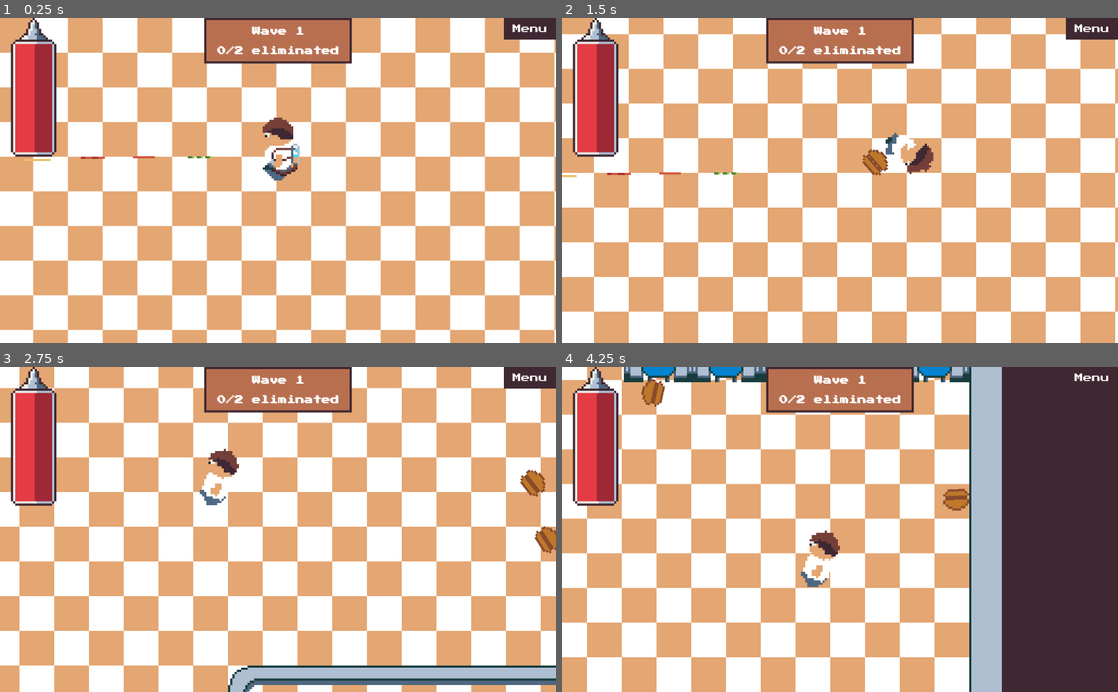
Above: before the commit, frames 1-4 (two rows, left to right).
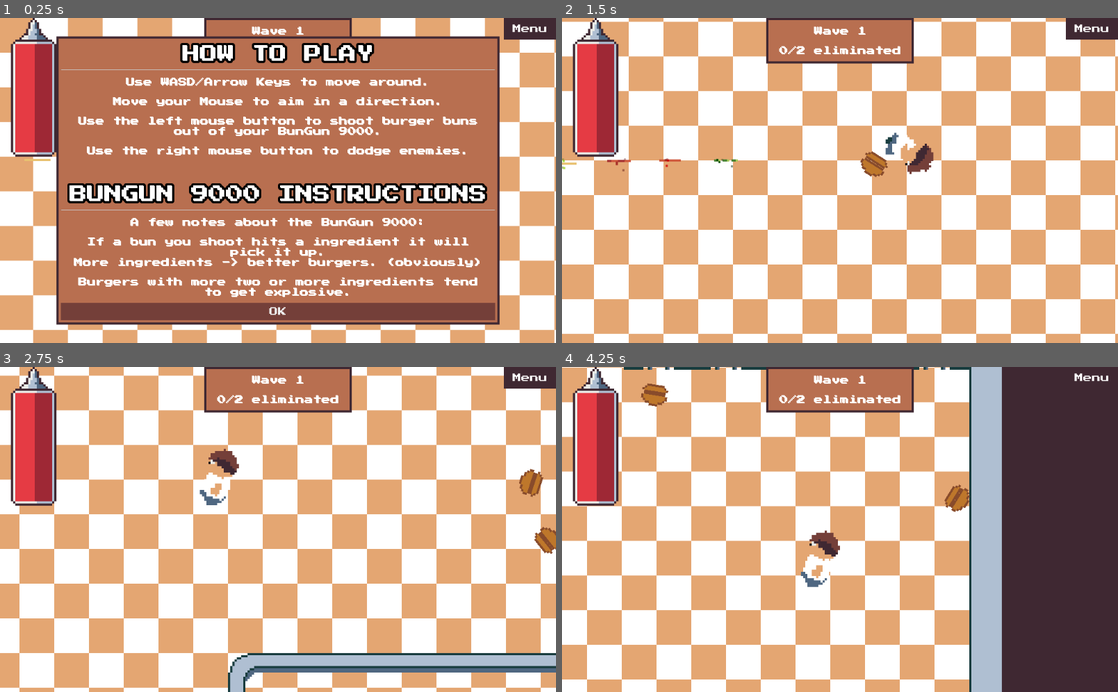
Above: after the commit, the same moments.

Repository: dardanbujupaj/night-shift
Game: Godot game, scene res://scenes/Diner.tscn
The game is run twice, just before and just after one commit, with the same random seed, the same clock (stepped at 60 frames per second) and the same inputs. Sound files missing from this copy of the repository are replaced by a short silence.
Inputs (mouse positions are in pixels of both pictures, inside the frame that each line leads up to):
- Up to frame 1 (0.25 s): no input
- Up to frame 2 (1.5 s): click (840, 310) at 0.5 s, where only the run after the commit has a clickable "OK"; move the mouse to (962, 164) at 1.27 s; press the mouse at (962, 164) at 1.28 s; hold D (move_right) from 1.28 s (still down); right-click (962, 164) at 1.35 s
- Up to frame 3 (2.75 s): move the mouse to (166, 545) at 2.02 s; release D (move_right) at 2.03 s; release the mouse at (166, 545) at 2.03 s; hold S (move_down) from 2.03 s (still down); click (166, 545) at 2.1 s; right-click (166, 545) at 2.3 s
- Up to frame 4 (4.25 s): move the mouse to (895, 458) at 2.77 s; release S (move_down) at 2.78 s; press the mouse at (895, 458) at 2.78 s; hold D (move_right) 2.78-3.53 s; right-click (895, 458) at 2.85 s; move the mouse to (812, 594) at 3.52 s; release the mouse at (812, 594) at 3.53 s; hold W (move_up) from 3.53 s (still down); click (812, 594) at 3.6 s; right-click (812, 594) at 3.8 s

The runs differ from the first frame. In frame 1, 67% of the frame differs, in the area x 10-90%, y 5-95%; in frame 2, 35%; in frame 3, 37%; in frame 4, 26%.

Commit message:
add particles to better distinguish ingredients. more and larger explosions. explosion sfx. make shake camera process on pause. adjust shake strength. Add how-to menu with instructions for the game. popup howto menu on first start.

Diff:
--- a/Ingredient.gd
+++ b/Ingredient.gd
@@ -12,7 +12,6 @@
 # Called when the node enters the scene tree for the first time.
 func _ready():
 	_set_ingredient(ingredient)
-	pass # Replace with function body.
 
 func _set_ingredient(new_ingredient):
 	ingredient = new_ingredient
@@ -20,3 +19,5 @@
 		var data = IngredientDB.ingredient_data[new_ingredient]
 		$Sprite.texture = data["texture"]
 		$Sprite.offset.y = data["offset"]
+
+		$CPUParticles2D.color =  data["color"]
--- a/scenes/Diner.gd
+++ b/scenes/Diner.gd
@@ -25,7 +25,19 @@
 	get_tree().set_group("enemies", "target", character)
 	start_wave(wave)
 
+	check_first_game()
 
+# Check if the game is played for the first time
+# If not, the game is paused, and the controls are shown...
+func check_first_game():
+	var dir = Directory.new()
+	if not dir.file_exists("user://first_game"):
+		get_tree().paused = true
+		$CanvasLayer/HowtoPanel.popup_centered_minsize()
+
+		var file = File.new()
+		file.open("user://first_game", File.WRITE)
+		file.close()
 
 func _unhandled_input(event):
 
@@ -136,3 +148,9 @@
 			character.firerate += amount
 		POWERUP_KNOCKBACK:
 			character.weapon_knockback += amount
+
+
+
+
+func _on_HowtoPanel_popup_hide():
+	get_tree().paused = false
--- a/scenes/Diner.tscn
+++ b/scenes/Diner.tscn
@@ -10,6 +10,7 @@
 [ext_resource path="res://sound/night-shift-theme.wav" type="AudioStream" id=8]
 [ext_resource path="res://GameOverPopup.tscn" type="PackedScene" id=9]
 [ext_resource path="res://PowerupPopup.tscn" type="PackedScene" id=10]
+[ext_resource path="res://ui/HowtoPanel.tscn" type="PackedScene" id=11]
 
 [sub_resource type="RectangleShape2D" id=1]
 extents = Vector2( 283.098, 84.3672 )
@@ -196,7 +197,15 @@
 
 [node name="PowerupPopup" parent="CanvasLayer" instance=ExtResource( 10 )]
 pause_mode = 2
+visible = false
 popup_exclusive = true
+
+[node name="HowtoPanel" parent="CanvasLayer" instance=ExtResource( 11 )]
+visible = false
+margin_left = 269.403
+margin_top = 172.512
+margin_right = 861.403
+margin_bottom = 565.512
 
 [node name="AudioStreamPlayer" type="AudioStreamPlayer" parent="."]
 pause_mode = 2
@@ -207,3 +216,4 @@
 [connection signal="died" from="YSort/Character" to="." method="_on_Character_died"]
 [connection signal="pressed" from="CanvasLayer/HBoxContainer/Menu" to="." method="_on_Menu_pressed"]
 [connection signal="powerup_selected" from="CanvasLayer/PowerupPopup" to="." method="_on_PowerupPopup_powerup_selected"]
+[connection signal="popup_hide" from="CanvasLayer/HowtoPanel" to="." method="_on_HowtoPanel_popup_hide"]
--- a/scenes/Explosion.gd
+++ b/scenes/Explosion.gd
@@ -11,6 +11,9 @@
 	var circle = CircleShape2D.new()
 	circle.radius = radius
 	$CollisionShape2D.shape = circle
+	$AudioStreamPlayer2D.play()
+	print("Explosion %d" % radius)
+	get_tree().call_group("shake_camera", "add_trauma", radius / 100)
 
 
 
--- a/scenes/Explosion.tscn
+++ b/scenes/Explosion.tscn
@@ -1,6 +1,7 @@
-[gd_scene load_steps=3 format=2]
+[gd_scene load_steps=4 format=2]
 
 [ext_resource path="res://scenes/Explosion.gd" type="Script" id=1]
+[ext_resource path="res://sound/buger_explosion.wav" type="AudioStream" id=2]
 
 [sub_resource type="CircleShape2D" id=1]
 
@@ -21,6 +22,9 @@
 
 [node name="CollisionShape2D" type="CollisionShape2D" parent="."]
 shape = SubResource( 1 )
+
+[node name="AudioStreamPlayer2D" type="AudioStreamPlayer2D" parent="."]
+stream = ExtResource( 2 )
 [connection signal="body_entered" from="." to="." method="_on_Explosion_body_entered"]
 [connection signal="timeout" from="TimerBlack" to="." method="_on_TimerBlack_timeout"]
 [connection signal="timeout" from="TimerWhite" to="." method="_on_TimerWhite_timeout"]
--- a/scenes/character/Character.gd
+++ b/scenes/character/Character.gd
@@ -112,7 +112,7 @@
 	if hitpoints <= 0:
 		die()
 	knockback_velocity += impact_velocity
-	$Camera2D.add_trauma(.5)
+	$Camera2D.add_trauma(.3)
 
 	# modulate sprite color
 	$HitTween.interpolate_property(self, "modulate", Color.white, Color.white * 2, 0.1, Tween.TRANS_BOUNCE, Tween.EASE_IN_OUT)
--- a/scenes/character/Character.tscn
+++ b/scenes/character/Character.tscn
@@ -72,18 +72,22 @@
 position = Vector2( 0, -8 )
 shape = SubResource( 1 )
 
-[node name="Camera2D" type="Camera2D" parent="."]
+[node name="Camera2D" type="Camera2D" parent="." groups=[
+"shake_camera",
+]]
+pause_mode = 2
 rotating = true
 current = true
 zoom = Vector2( 0.25, 0.25 )
 smoothing_enabled = true
 script = ExtResource( 3 )
+max_offset = 1200.0
+max_roll = 100.0
 
 [node name="AnimatedSprite" type="AnimatedSprite" parent="."]
 position = Vector2( 0, -16 )
 frames = SubResource( 12 )
 animation = "walk"
-frame = 1
 playing = true
 
 [node name="DodgeAudioStreamPlayer" type="AudioStreamPlayer2D" parent="."]
--- a/scenes/character/ShakeCamera.gd
+++ b/scenes/character/ShakeCamera.gd
@@ -19,19 +19,19 @@
 
 
 func _process_shake(center, angle, delta) -> void:
-	var shake = pow(trauma, 2)
-
-	var rotation_offset = angle + (max_roll * shake *  _get_noise(base_seed, OS.get_ticks_msec()))
+	if trauma > 0:
+		var shake = pow(trauma, 2)
+		var rotation_offset = angle + (max_roll * shake *  _get_noise(base_seed, OS.get_ticks_msec()))
 
 
-	var offset_x = (max_offset * shake * _get_noise(base_seed + 1, OS.get_ticks_msec()))
-	var offset_y = (max_offset * shake * _get_noise(base_seed + 2, OS.get_ticks_msec()))
+		var offset_x = (max_offset * shake * _get_noise(base_seed + 1, OS.get_ticks_msec()))
+		var offset_y = (max_offset * shake * _get_noise(base_seed + 2, OS.get_ticks_msec()))
 
-	transform = Transform2D(rotation_offset / 360.0, Vector2(offset_x, offset_y))
+		transform = Transform2D(rotation_offset / 360.0, Vector2(offset_x, offset_y))
 
-	trauma -= trauma_reduction * delta
+		trauma -= trauma_reduction * delta
 
-	trauma = clamp(trauma, 0.0, 1.0)
+		trauma = clamp(trauma, 0.0, 1.0)
 
 
 func _get_noise(noise_seed, time) -> float:
--- a/scenes/character/burger/Burger.gd
+++ b/scenes/character/burger/Burger.gd
@@ -66,10 +66,11 @@
 		is_active = false
 		$AudioStreamPlayer2D.play()
 
-		if layers >= 3:
+		if layers >= 2:
 			var explosion = preload("res://scenes/Explosion.tscn").instance()
 			explosion.position = position
-			explosion.radius = pow(layers, 2)
+			explosion.radius = pow(layers + 1, 3)
+			explosion.damage = layers * 2
 			get_tree().root.add_child(explosion)
 
 		yield($AudioStreamPlayer2D, "finished")
--- a/scenes/character/burger/Ingredient.tscn
+++ b/scenes/character/burger/Ingredient.tscn
@@ -1,10 +1,14 @@
-[gd_scene load_steps=4 format=2]
+[gd_scene load_steps=5 format=2]
 
 [ext_resource path="res://Ingredient.gd" type="Script" id=1]
 [ext_resource path="res://scenes/character/burger/burger_mustard.png" type="Texture" id=2]
 
 [sub_resource type="RectangleShape2D" id=1]
 extents = Vector2( 10, 4.66137 )
+
+[sub_resource type="Gradient" id=2]
+offsets = PoolRealArray( 0.2, 0.5, 0.8 )
+colors = PoolColorArray( 0.243137, 0.243137, 0.243137, 0, 1, 1, 1, 1, 0, 0, 0, 0 )
 
 [node name="Ingredient" type="Area2D"]
 collision_layer = 16
@@ -18,3 +22,11 @@
 
 [node name="CollisionShape2D" type="CollisionShape2D" parent="."]
 shape = SubResource( 1 )
+
+[node name="CPUParticles2D" type="CPUParticles2D" parent="."]
+spread = 180.0
+gravity = Vector2( 0, 0 )
+initial_velocity = 10.0
+initial_velocity_random = 0.5
+damping = 10.0
+color_ramp = SubResource( 2 )
--- a/scenes/enemies/Enemy.gd
+++ b/scenes/enemies/Enemy.gd
@@ -6,7 +6,7 @@
 var draw_target = false
 
 var speed = 100 # movement rate of the enemy
-var knockback = 300 # knockback of the attack
+var knockback = 1000 # knockback of the attack
 var damage = 1 # damage per attack
 var attack_range = 20 # distance in which the enemy can attack
 var attack_rate = 1 # number of times the enemy can attack per second
--- /dev/null
+++ b/ui/HowtoPanel.gd
@@ -0,0 +1,5 @@
+extends PopupPanel
+
+
+func _on_Button_pressed():
+	hide()
--- /dev/null
+++ b/ui/HowtoPanel.tscn
@@ -0,0 +1,141 @@
+[gd_scene load_steps=5 format=2]
+
+[ext_resource path="res://ui/default_theme.tres" type="Theme" id=1]
+[ext_resource path="res://ui/PressStart2P-Regular.ttf" type="DynamicFontData" id=2]
+[ext_resource path="res://ui/HowtoPanel.gd" type="Script" id=3]
+
+[sub_resource type="DynamicFont" id=1]
+size = 32
+outline_size = 4
+outline_color = Color( 0, 0, 0, 1 )
+font_data = ExtResource( 2 )
+
+[node name="HowtoPanel" type="PopupPanel"]
+pause_mode = 2
+margin_right = 816.0
+margin_bottom = 532.0
+theme = ExtResource( 1 )
+popup_exclusive = true
+script = ExtResource( 3 )
+__meta__ = {
+"_edit_use_anchors_": false
+}
+
+[node name="VBoxContainer3" type="VBoxContainer" parent="."]
+margin_right = 800.0
+margin_bottom = 516.0
+__meta__ = {
+"_edit_use_anchors_": false
+}
+
+[node name="VBoxContainer" type="VBoxContainer" parent="VBoxContainer3"]
+margin_right = 800.0
+margin_bottom = 255.0
+size_flags_horizontal = 3
+size_flags_vertical = 3
+
+[node name="Title" type="Label" parent="VBoxContainer3/VBoxContainer"]
+margin_right = 800.0
+margin_bottom = 48.0
+custom_fonts/font = SubResource( 1 )
+text = "HOW TO PLAY"
+align = 1
+
+[node name="HSeparator" type="HSeparator" parent="VBoxContainer3/VBoxContainer"]
+margin_top = 52.0
+margin_right = 800.0
+margin_bottom = 56.0
+__meta__ = {
+"_edit_use_anchors_": false
+}
+
+[node name="Move" type="Label" parent="VBoxContainer3/VBoxContainer"]
+margin_top = 60.0
+margin_right = 800.0
+margin_bottom = 92.0
+text = "Use WASD/Arrow Keys to move around."
+align = 1
+
+[node name="Aim" type="Label" parent="VBoxContainer3/VBoxContainer"]
+margin_top = 96.0
+margin_right = 800.0
+margin_bottom = 128.0
+text = "Move your Mouse to aim in a direction."
+align = 1
+
+[node name="Shoot" type="Label" parent="VBoxContainer3/VBoxContainer"]
+margin_top = 132.0
+margin_right = 800.0
+margin_bottom = 183.0
+text = "Use the left mouse button to shoot burger buns out of your BunGun 9000."
+align = 1
+autowrap = true
+
+[node name="Dodge" type="Label" parent="VBoxContainer3/VBoxContainer"]
+margin_top = 187.0
+margin_right = 800.0
+margin_bottom = 219.0
+text = "Use the right mouse button to dodge enemies."
+align = 1
+autowrap = true
+
+[node name="spacer" type="Label" parent="VBoxContainer3/VBoxContainer"]
+margin_top = 223.0
+margin_right = 800.0
+margin_bottom = 255.0
+align = 1
+autowrap = true
+
+[node name="VBoxContainer2" type="VBoxContainer" parent="VBoxContainer3"]
+margin_top = 259.0
+margin_right = 800.0
+margin_bottom = 480.0
+size_flags_horizontal = 3
+size_flags_vertical = 3
+
+[node name="BunGunInstructions" type="Label" parent="VBoxContainer3/VBoxContainer2"]
+margin_right = 800.0
+margin_bottom = 48.0
+custom_fonts/font = SubResource( 1 )
+text = "BUNGUN 9000 INSTRUCTIONS"
+align = 1
+
+[node name="HSeparator" type="HSeparator" parent="VBoxContainer3/VBoxContainer2"]
+margin_top = 52.0
+margin_right = 800.0
+margin_bottom = 56.0
+__meta__ = {
+"_edit_use_anchors_": false
+}
+
+[node name="BunGun 9000" type="Label" parent="VBoxContainer3/VBoxContainer2"]
+margin_top = 60.0
+margin_right = 800.0
+margin_bottom = 92.0
+text = "A few notes about the BunGun 9000:"
+align = 1
+autowrap = true
+
+[node name="Ingredients" type="Label" parent="VBoxContainer3/VBoxContainer2"]
+margin_top = 96.0
+margin_right = 800.0
+margin_bottom = 166.0
+text = "If a bun you shoot hits a ingredient it will pick it up.
+More ingredients -> better burgers. (obviously)"
+align = 1
+autowrap = true
+
+[node name="Explosive" type="Label" parent="VBoxContainer3/VBoxContainer2"]
+margin_top = 170.0
+margin_right = 800.0
+margin_bottom = 221.0
+text = "Burgers with more two or more ingredients tend to get explosive."
+align = 1
+autowrap = true
+
+[node name="Button" type="Button" parent="VBoxContainer3"]
+margin_top = 484.0
+margin_right = 800.0
+margin_bottom = 516.0
+text = "OK"
+[connection signal="pressed" from="VBoxContainer3/Button" to="." method="_on_Button_pressed"]
--- a/ui/PauseMenu.gd
+++ b/ui/PauseMenu.gd
@@ -7,7 +7,7 @@
 
 
 func _on_Titlescreen_pressed():
-	pass # Replace with function body.
+	$CanvasLayer/HowtoPanel.popup_centered_minsize()
 
 
 func _on_Quit_pressed():
--- a/ui/PauseMenu.tscn
+++ b/ui/PauseMenu.tscn
@@ -1,7 +1,8 @@
-[gd_scene load_steps=5 format=2]
+[gd_scene load_steps=6 format=2]
 
 [ext_resource path="res://ui/default_theme.tres" type="Theme" id=1]
 [ext_resource path="res://ui/PauseMenu.gd" type="Script" id=2]
+[ext_resource path="res://ui/HowtoPanel.tscn" type="PackedScene" id=3]
 
 [sub_resource type="InputEventAction" id=1]
 action = "pause"
@@ -39,19 +40,24 @@
 shortcut = SubResource( 2 )
 text = "Resume"
 
-[node name="Titlescreen" type="Button" parent="VBoxContainer"]
+[node name="HowTo" type="Button" parent="VBoxContainer"]
 margin_top = 36.0
 margin_right = 208.0
 margin_bottom = 68.0
-text = "Titlescreen"
+text = "How to"
 
 [node name="Quit" type="Button" parent="VBoxContainer"]
 margin_top = 72.0
 margin_right = 208.0
 margin_bottom = 104.0
 text = "Quit"
+
+[node name="CanvasLayer" type="CanvasLayer" parent="."]
+layer = 2
+
+[node name="HowtoPanel" parent="CanvasLayer" instance=ExtResource( 3 )]
 [connection signal="about_to_show" from="." to="." method="_on_PauseMenu_about_to_show"]
 [connection signal="popup_hide" from="." to="." method="_on_PauseMenu_popup_hide"]
 [connection signal="pressed" from="VBoxContainer/Resume" to="." method="_on_Resume_pressed"]
-[connection signal="pressed" from="VBoxContainer/Titlescreen" to="." method="_on_Titlescreen_pressed"]
+[connection signal="pressed" from="VBoxContainer/HowTo" to="." method="_on_Titlescreen_pressed"]
 [connection signal="pressed" from="VBoxContainer/Quit" to="." method="_on_Quit_pressed"]
Not shown: 1 places in scenes/Diner.tscn that only renumber resources
Not shown, added: sound/buger_explosion.wav.import
Not shown, added: sound/ingredient_spawn.wav.import
Not shown, added: sound/buger_explosion.wav
Not shown, added: sound/burger_explosion.sfs
Not shown, added: sound/ingredient_spawn.sfs
Not shown, added: sound/ingredient_spawn.wav
